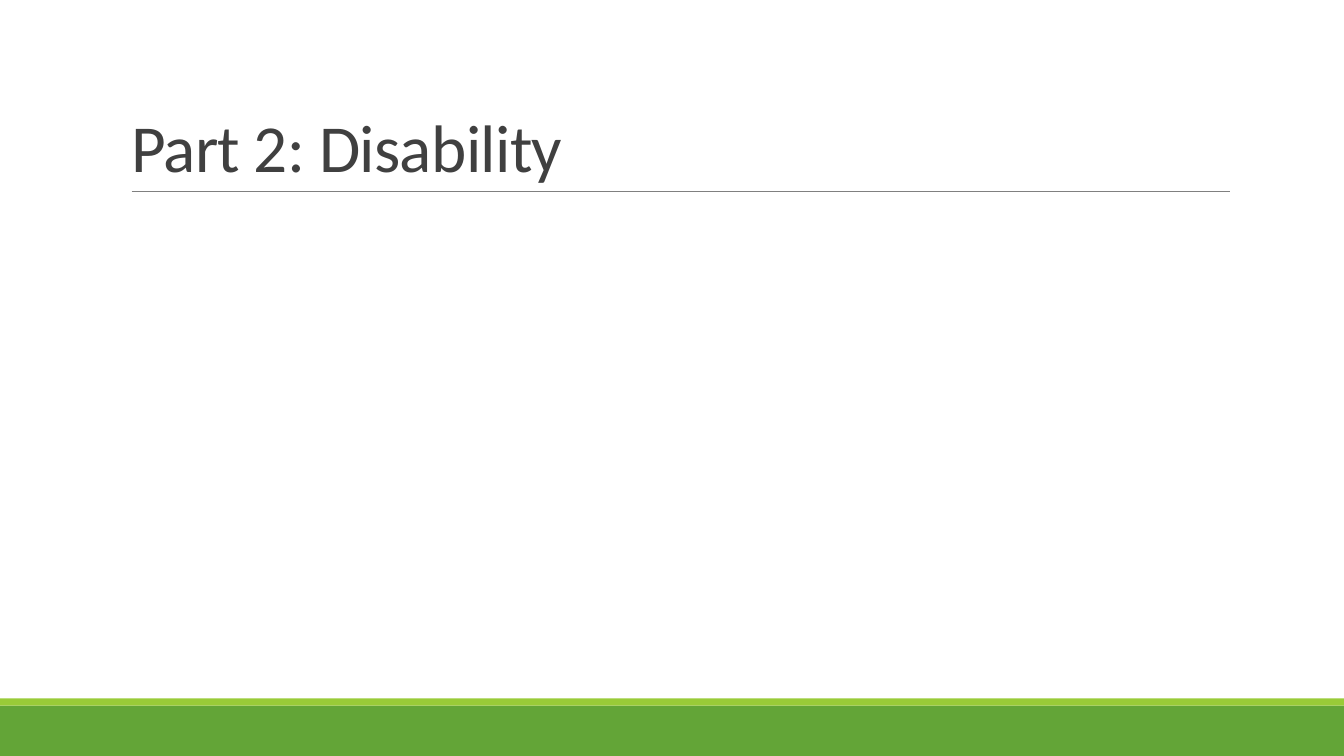
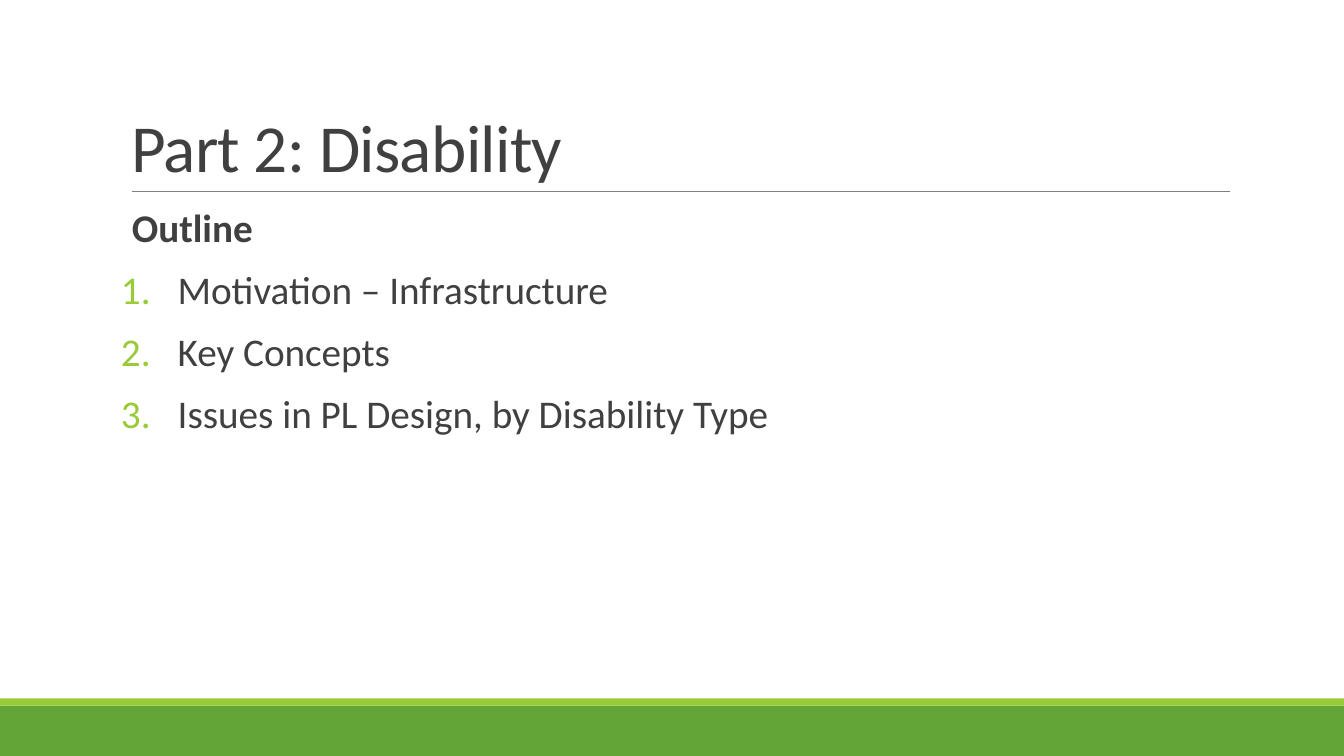
Before and after one commit to rbohrer/pl-course, a slide deck: slide 33 of LectureSlides/10GenderDisability.pptx (slide 31 before the commit). Drawn at 1344x756 pixels with LibreOffice and Linux fonts; fonts in the diff are those of the drawing. Boxes give left, top, right and bottom in pixels: in the first picture for what was removed or moved away, otherwise in the second. Text is boxed around its words. In the diff, an @@ line names an element or a change of style, - is before the commit and + after.

```diff
--- a/LectureSlides/10GenderDisability.pptx
+++ b/LectureSlides/10GenderDisability.pptx
@@ text added at box(132, 214, 768, 435), 28 pt, text #404040 @@
+  Outline
+1. Motivation – Infrastructure
+2. Key Concepts
+3. Issues in PL Design, by Disability Type
```
Also in this commit, not shown: 2 other slides changed, 20 slides added, 1 slide removed.
